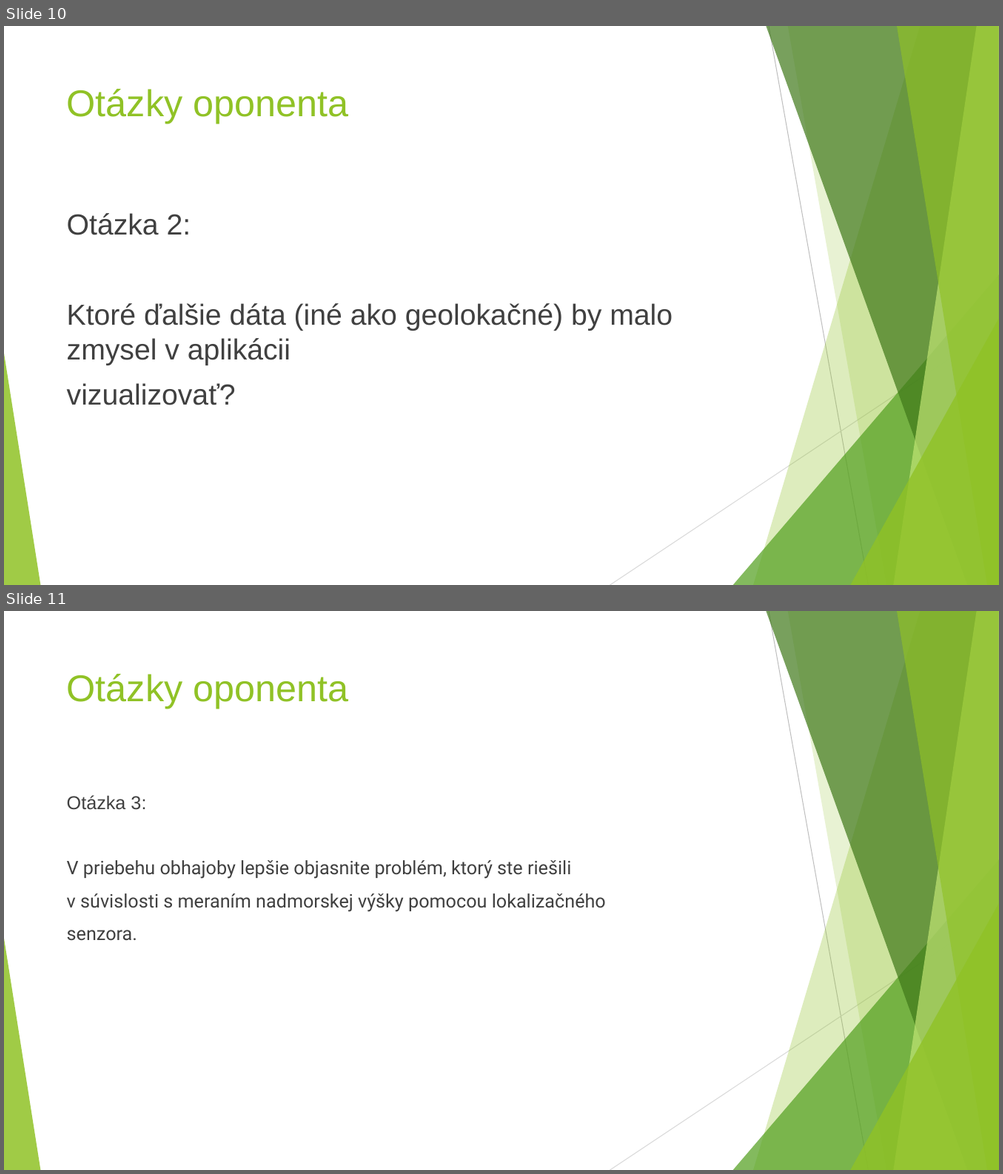
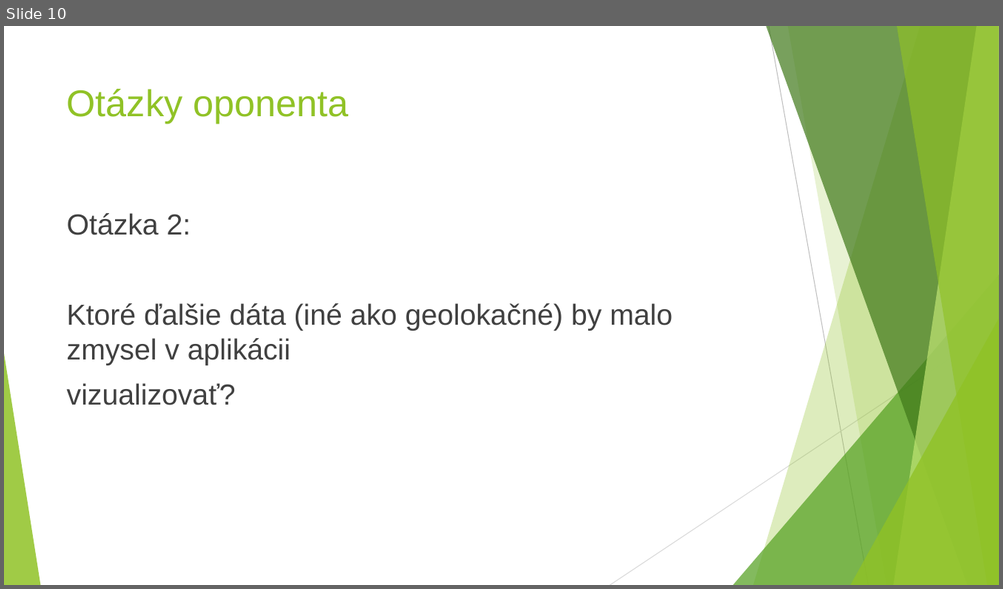
Before and after one commit to gameblaer/zaverecna_praca_bc, a slide deck: Prezentacia_Vrták_Martin.pptx. Shown one above the other, each under a label of ours: slides 10 and 11 before the commit, slide 10 after it. The pictures are 1003x1174 and 1003x589 pixels, drawn with LibreOffice and Linux fonts; fonts in the diff are those of the drawing. Boxes give left, top, right and bottom in pixels: in the first picture for what was removed or moved away, otherwise in the second. Text is boxed around its words. In the diff, an @@ line names an element or a change of style, - is before the commit and + after.

```diff
--- a/Prezentacia_Vrták_Martin.pptx
+++ b/Prezentacia_Vrták_Martin.pptx
@@ slide 11 removed at (4, 611, 999, 1170), background #FFFFFF; not listed: 10 template elements that a slide beside it also shows @@
@@ title removed at (67, 674, 348, 709) @@
-Otázky oponenta
@@ text removed at (67, 795, 606, 941) @@
-Otázka 3:
-V priebehu obhajoby lepšie objasnite problém, ktorý ste riešili
-v súvislosti s meraním nadmorskej výšky pomocou lokalizačného
-senzora.
```
Also in this commit, not shown: 5 slides changed.
